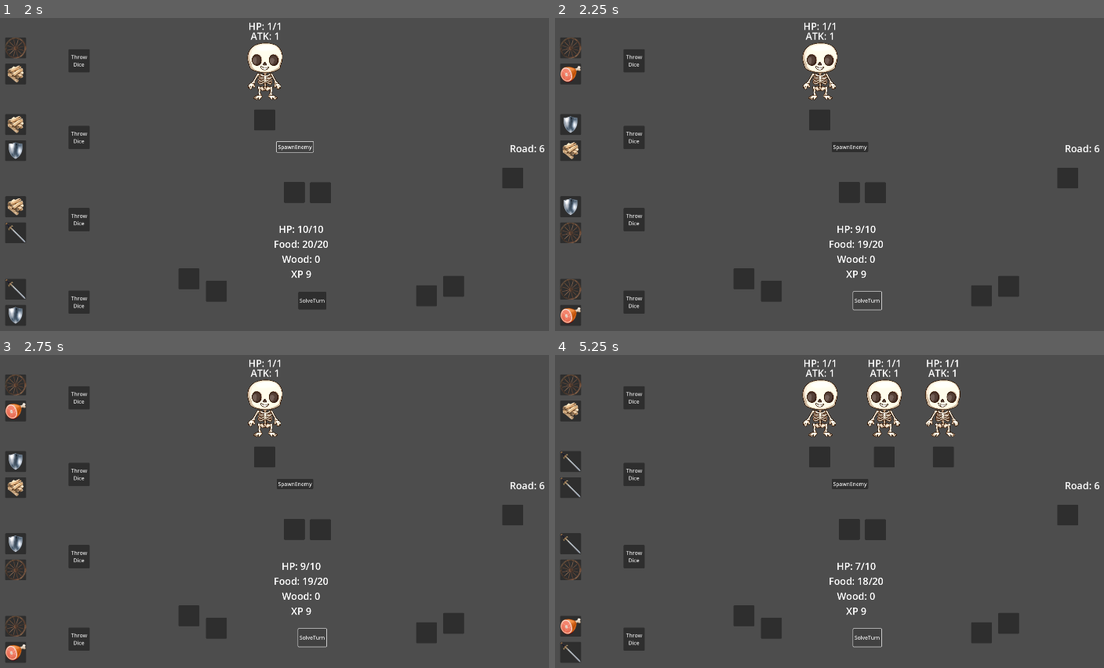
Above: before the commit, frames 1-4 (two rows, left to right).
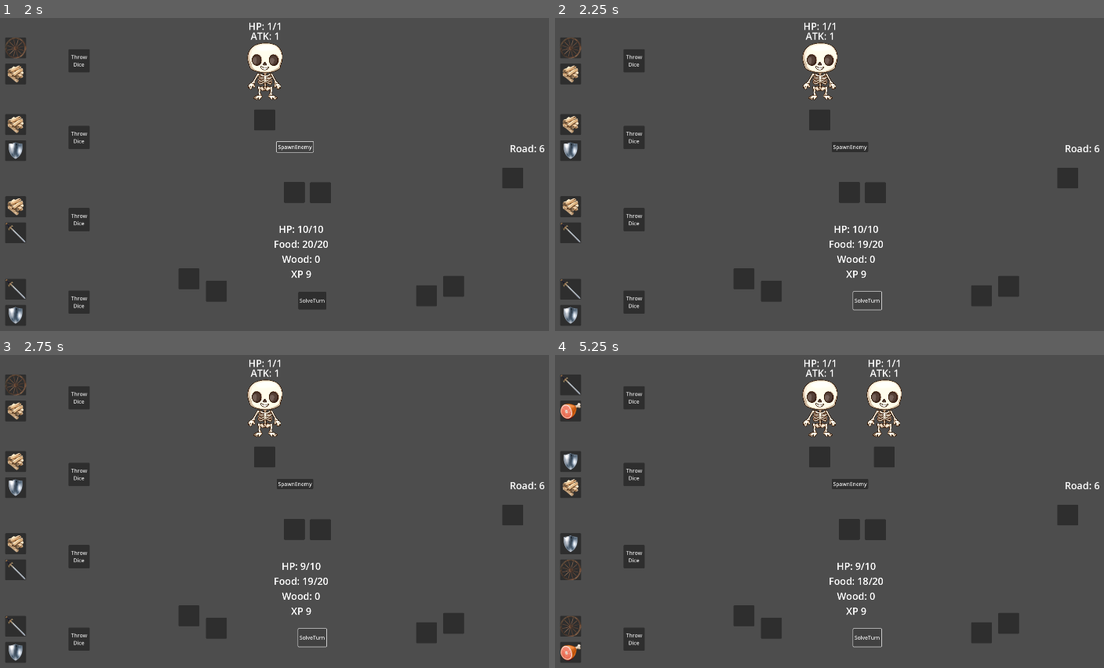
Above: after the commit, the same moments.

Repository: Sugo98/godot-77
Game: Godot game, scene res://game_logic/game_manager.tscn
Two runs of this game, one before a commit and one after it. Both use one fixed random seed, a clock stepped at 60 frames per second and the inputs below.
Inputs:
- Up to frame 1 (2 s): click "START GAME" at 0.5 s; click "SpawnEnemy" at 1.25 s
- Up to frame 2 (2.25 s): click "SolveTurn" at 2 s
- Up to frame 3 (2.75 s): no input
- Up to frame 4 (5.25 s): click "Throw Dice" at 2.75 s; click "Throw Dice" at 3.5 s; click "SpawnEnemy" at 4.25 s; click "SolveTurn" at 5 s

Frame 1 is identical in both runs. In frame 2, 0.9% of the frame differs, in the area x 1-59%, y 15-98%; in frame 3, 0.8%; in frame 4, 2.0%, in the area x 1-74%, y 1-99%.

Commit message:
add await timer for turn solution

Diff:
--- a/game_logic/basic_level.tscn
+++ b/game_logic/basic_level.tscn
@@ -222,5 +222,7 @@
 theme_override_font_sizes/font_size = 30
 text = "Road: 5"
 
+[node name="AnimationTimer" type="Timer" parent="."]
+
 [connection signal="pressed" from="DebugSpawn" to="." method="debug_spawn_enemy"]
 [connection signal="pressed" from="SolveTurn" to="." method="solve_turn"]
--- a/game_logic/basic_level_logic.gd
+++ b/game_logic/basic_level_logic.gd
@@ -10,6 +10,7 @@
 @onready var caravan_slots_container: Control = $CaravanSlots
 
 @onready var road_label: Label = $RoadLabel
+@onready var animation_timer: Timer = $AnimationTimer
 
 var enemy_slots : Array[DiceSlot]
 var enemy_pivots: Array[Node]
@@ -21,6 +22,7 @@
 @export var enemy_scene : PackedScene
 var heroes_manager : HeroesManager
 var active_enemies : Dictionary
+var basic_wait_time : float = 0.5
 
 var data : LevelData
 var road : int
@@ -72,17 +74,34 @@
 	spawn_enemy()
 
 func solve_turn():
-	solve_hunger()
-	solve_food_slots()
-	solve_wood_slots()
-	solve_caravan_slots()
-	solve_enemies_slots()
-	solve_road_slots()
-	update_danger()
+	await solve_hunger()
+	await solve_food_slots()
+	await solve_wood_slots()
+	await solve_caravan_slots()
+	await solve_enemies_slots()
+	await solve_road_slots()
+	await update_danger()
 	reset_turn()
 
 func solve_hunger():
 	heroes_manager.eat(1)
+	await wait_time(basic_wait_time)
+
+func solve_food_slots():
+	for slot:DiceSlot in food_slots:
+		if slot.get_child_count() == 0:
+			continue
+		var face : DiceFace = slot.get_child(0)
+		heroes_manager.increase_food(face.data.food)
+		await wait_time(basic_wait_time)
+
+func solve_wood_slots():
+	for slot:DiceSlot in wood_slots:
+		if slot.get_child_count() == 0:
+			continue
+		var face : DiceFace = slot.get_child(0)
+		heroes_manager.increase_wood(face.data.wood)
+		await wait_time(basic_wait_time)
 
 func solve_caravan_slots():
 	for slot:DiceSlot in caravan_slots:
@@ -92,6 +111,7 @@
 		print( face.data.shield )
 		heroes_manager.increase_shield(face.data.shield)
 		heroes_manager.repair(face.data.wheel)
+		await wait_time(basic_wait_time)
 
 func solve_enemies_slots():
 	for slot:DiceSlot in enemy_slots:
@@ -106,20 +126,7 @@
 			kill_enemy(enemy)
 		else:
 			heroes_manager.inflict_damage(enemy.data.attack)
-
-func solve_food_slots():
-	for slot:DiceSlot in food_slots:
-		if slot.get_child_count() == 0:
-			continue
-		var face : DiceFace = slot.get_child(0)
-		heroes_manager.increase_food(face.data.food)
-
-func solve_wood_slots():
-	for slot:DiceSlot in wood_slots:
-		if slot.get_child_count() == 0:
-			continue
-		var face : DiceFace = slot.get_child(0)
-		heroes_manager.increase_wood(face.data.wood)
+		await wait_time(basic_wait_time)
 
 func solve_road_slots():
 	for slot:DiceSlot in road_slots:
@@ -127,6 +134,7 @@
 			continue
 		var face : DiceFace = slot.get_child(0)
 		decrase_road(face.data.wheel)
+		await wait_time(basic_wait_time)
 
 func decrase_road(x):
 	road -= x
@@ -151,6 +159,7 @@
 			enemy_slots[i].show()
 			new_enemy.dice_slot = enemy_slots[i]
 			active_enemies[ enemy_slots[i] ] = new_enemy
+			await wait_time(basic_wait_time)
 			return
 
 func kill_enemy(enemy : Enemy):
@@ -158,6 +167,7 @@
 	slot.hide()
 	enemy.queue_free()
 	active_enemies.erase(slot)
+	await wait_time(basic_wait_time)
 
 func update_danger():
 	danger += data.base_danger + randi_range(0, data.random_danger)
@@ -170,3 +180,11 @@
 		danger_threshold -= data.danger_shrink
 	if danger_threshold <= 0:
 		danger_threshold == 1
+
+func wait_time(t):
+	print("timer start " + str(t))
+	animation_timer.set_wait_time(t)
+	animation_timer.start()
+	await animation_timer.timeout
+	print("timer_over")
+	return
